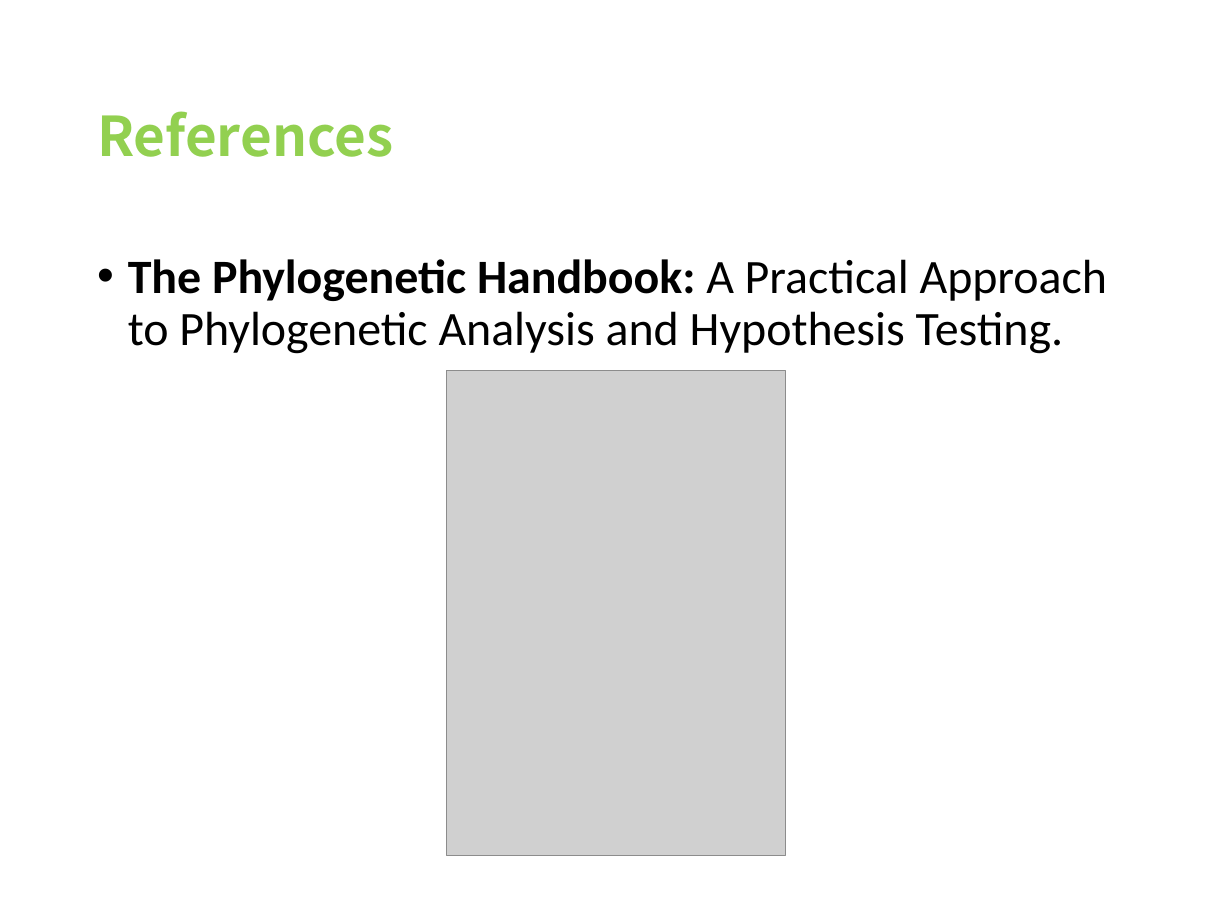
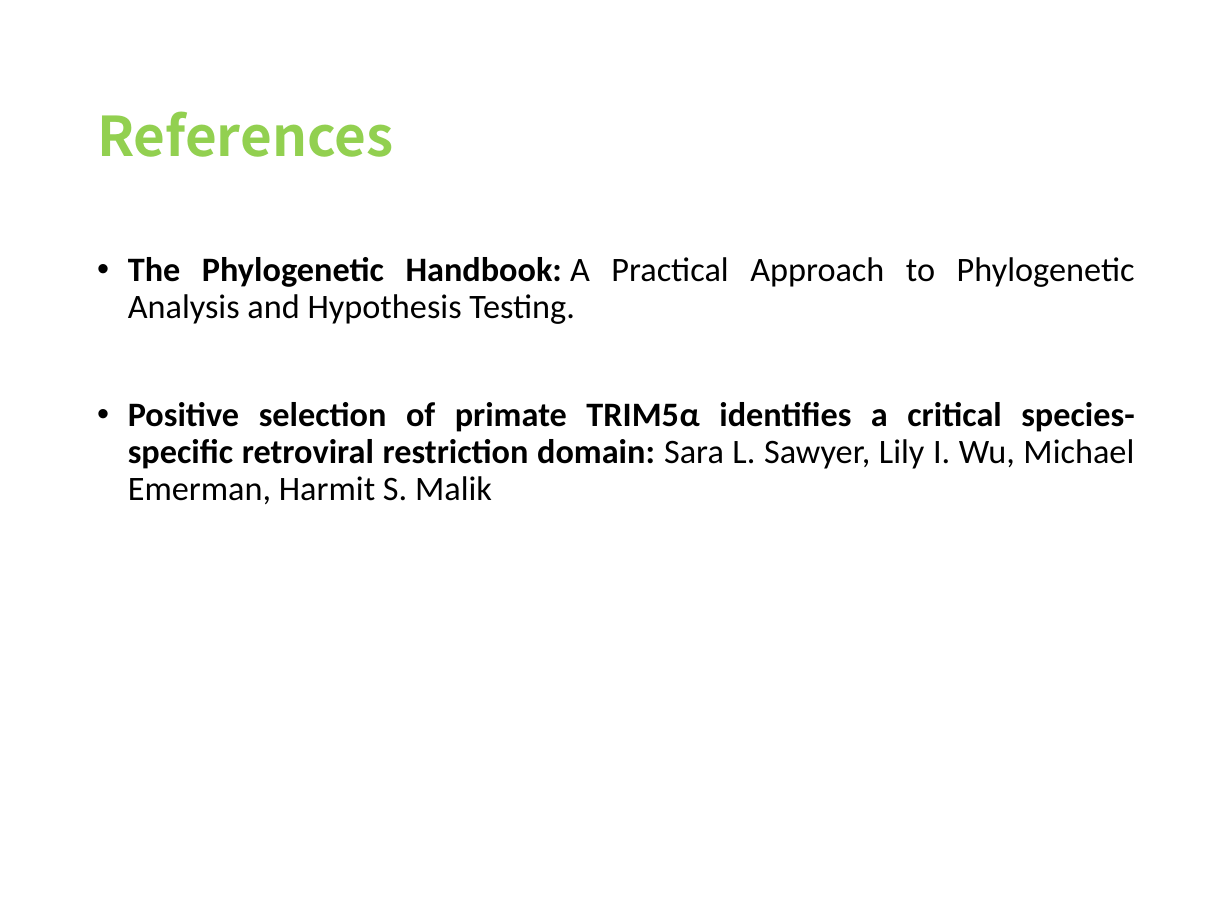
Before and after one commit to viniciusd-avila/phylogenetic-analysis, a slide deck: slide 8 of bioinfoDS-Partial_Project.pptx (slide 11 before the commit). Drawn at 1232x924 pixels with LibreOffice and Linux fonts; fonts in the diff are those of the drawing; grey boxes stand for pictures. Boxes give left, top, right and bottom in pixels: in the first picture for what was removed or moved away, otherwise in the second. Text is boxed around its words. In the diff, an @@ line names an element or a change of style, - is before the commit and + after.

```diff
--- a/bioinfoDS-Partial_Project.pptx
+++ b/bioinfoDS-Partial_Project.pptx
@@ text at (128, 257, 1135, 324): size 28 to 20 pt in "The Phylogenetic Handbook: A Practical Approach to ..."; alignment left to justified @@
@@ picture removed at (447, 371, 786, 855) @@
@@ text at (128, 402, 1134, 504): paragraph added @@
+• Positive selection of primate TRIM5α identifies a critical species-specific retroviral restriction domain: Sara L. Sawyer, Lily I. Wu, Michael Emerman, Harmit S. Malik
```
Also in this commit, not shown: 4 other slides changed, 1 slide added, 4 slides removed.
